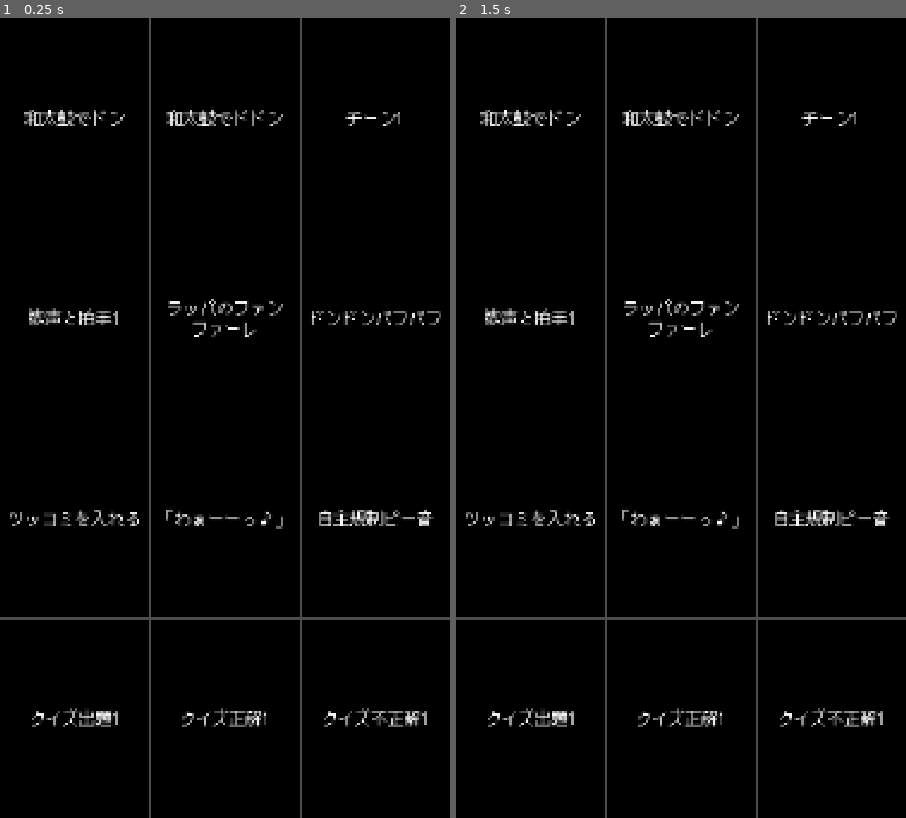
Above: before the commit, frames 1-2 (left to right).
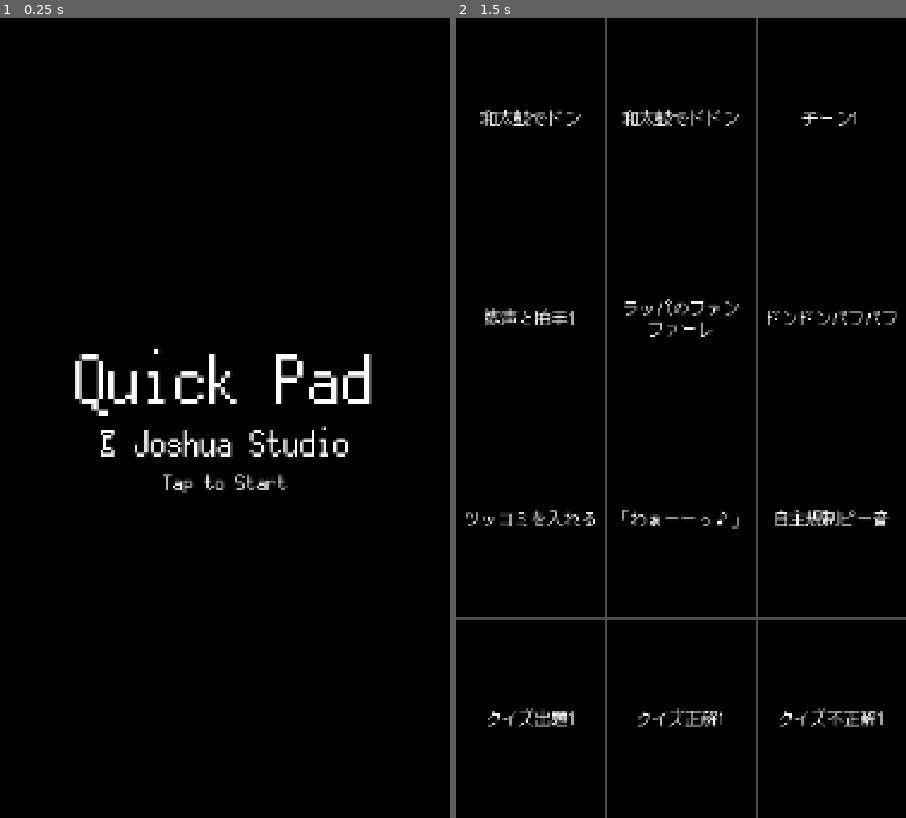
Above: after the commit, the same moments.

Repository: joshuafolkken/quick-pad
Game: Godot game, scene res://scenes/title.tscn
Same seed, same stepped clock (60 frames per second), same inputs: the game is played once before the commit and once after it. Before the commit the project starts from res://scenes/main.tscn.
Inputs (mouse positions are in pixels of both pictures, inside the frame that each line leads up to):
- Up to frame 1 (0.25 s): no input
- Up to frame 2 (1.5 s): click (681, 418) at 0.52 s; click (532, 114) at 1.27 s

The runs differ from the first frame. In frame 1, 5.8% of the frame differs, in the area x 0-100%, y 0-100%; in frame 2, nothing differs.

Commit message:
title screen #9

Diff:
--- a/project.godot
+++ b/project.godot
@@ -11,8 +11,8 @@
 [application]
 
 config/name="Quick Pad"
-config/version="0.10.0"
-run/main_scene="uid://eufd3b7a5ftf"
+config/version="0.11.0"
+run/main_scene="uid://b630j6sxy1blx"
 config/features=PackedStringArray("4.4", "Forward Plus")
 config/icon="res://icon.svg"
 
--- /dev/null
+++ b/scenes/title.gd
@@ -0,0 +1,8 @@
+extends Node2D
+
+@onready var _button: TextureButton = $CanvasLayer/TextureButton
+
+
+func _on_texture_button_pressed() -> void:
+	_button.disabled = true
+	get_tree().change_scene_to_file("res://scenes/main.tscn")
--- /dev/null
+++ b/scenes/title.tscn
@@ -0,0 +1,58 @@
+[gd_scene load_steps=2 format=3 uid="uid://b630j6sxy1blx"]
+
+[ext_resource type="Script" uid="uid://b8yyyrbh5gxtk" path="res://scenes/title.gd" id="1_4ignj"]
+
+[node name="Title" type="Node2D"]
+script = ExtResource("1_4ignj")
+
+[node name="CanvasLayer" type="CanvasLayer" parent="."]
+
+[node name="ColorRect" type="ColorRect" parent="CanvasLayer"]
+anchors_preset = 15
+anchor_right = 1.0
+anchor_bottom = 1.0
+grow_horizontal = 2
+grow_vertical = 2
+color = Color(0, 0, 0, 1)
+
+[node name="VBoxContainer" type="VBoxContainer" parent="CanvasLayer"]
+anchors_preset = 8
+anchor_left = 0.5
+anchor_top = 0.5
+anchor_right = 0.5
+anchor_bottom = 0.5
+offset_left = -36.0
+offset_top = -20.5
+offset_right = 36.0
+offset_bottom = 20.5
+grow_horizontal = 2
+grow_vertical = 2
+theme_override_constants/separation = 20
+
+[node name="Label" type="Label" parent="CanvasLayer/VBoxContainer"]
+layout_mode = 2
+theme_override_font_sizes/font_size = 160
+text = "Quick Pad"
+horizontal_alignment = 1
+
+[node name="Label2" type="Label" parent="CanvasLayer/VBoxContainer"]
+layout_mode = 2
+theme_override_font_sizes/font_size = 80
+text = "© Joshua Studio"
+horizontal_alignment = 1
+
+[node name="Label3" type="Label" parent="CanvasLayer/VBoxContainer"]
+layout_mode = 2
+theme_override_font_sizes/font_size = 50
+text = "Tap to Start"
+horizontal_alignment = 1
+
+[node name="TextureButton" type="TextureButton" parent="CanvasLayer"]
+anchors_preset = 15
+anchor_right = 1.0
+anchor_bottom = 1.0
+grow_horizontal = 2
+grow_vertical = 2
+mouse_default_cursor_shape = 2
+
+[connection signal="pressed" from="CanvasLayer/TextureButton" to="." method="_on_texture_button_pressed"]
Not shown, added: scenes/title.gd.uid
